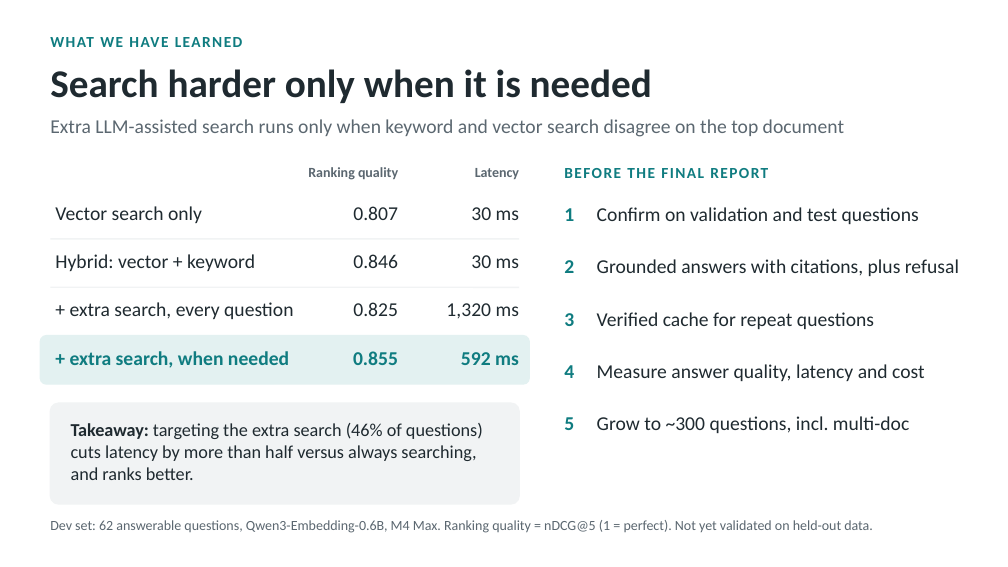
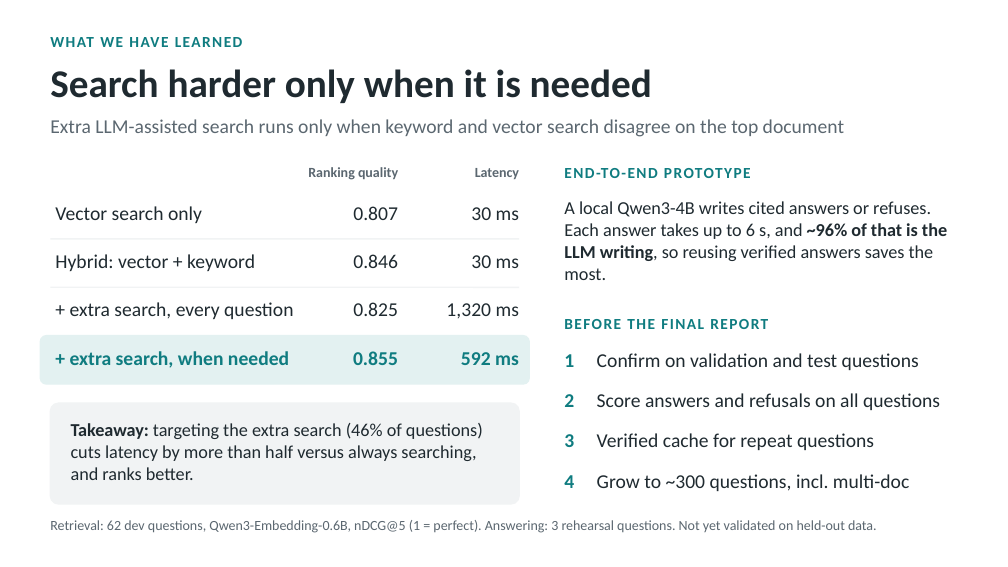
Before and after one commit to Soorya2201/adaptive-enterprise-rag, a slide deck: slide 2 of docs/presentation/Team13-Midterm-v2.pptx. Drawn at 1008x567 pixels with LibreOffice and Linux fonts; fonts in the diff are those of the drawing. Boxes give left, top, right and bottom in pixels: in the first picture for what was removed or moved away, otherwise in the second. Text is boxed around its words. In the diff, an @@ line names an element or a change of style, - is before the commit and + after.

```diff
--- a/docs/presentation/Team13-Midterm-v2.pptx
+++ b/docs/presentation/Team13-Midterm-v2.pptx
@@ text at (x1=564, y1=168, x2=751, y2=178): text changed @@
-BEFORE THE FINAL REPORT
+END-TO-END PROTOTYPE
@@ text added at (x1=564, y1=201, x2=947, y2=280), 13 pt, text #1F2A30 @@
+A local Qwen3-4B writes cited answers or refuses. Each answer takes up to 6 s, and ~96% of that is the LLM writing, so reusing verified answers saves the most.
@@ text removed at (x1=597, y1=259, x2=959, y2=276) @@
-Grounded answers with citations, plus refusal
@@ text added at (x1=564, y1=319, x2=768, y2=329), 11 pt, text #0F7C80, bold @@
+BEFORE THE FINAL REPORT
@@ text "1" moved from (x1=564, y1=208, x2=574, y2=221) to (x1=564, y1=354, x2=574, y2=367) @@
@@ text "Confirm on validation and test ..." moved from (x1=597, y1=207, x2=919, y2=224) to (x1=597, y1=353, x2=919, y2=370) @@
@@ text "2" moved from (x1=564, y1=260, x2=574, y2=273) to (x1=564, y1=394, x2=574, y2=407) @@
@@ text removed at (x1=597, y1=364, x2=925, y2=381) @@
-Measure answer quality, latency and cost
@@ text removed at (x1=564, y1=417, x2=574, y2=430) @@
-5
@@ text added at (x1=597, y1=393, x2=940, y2=410), 14 pt, text #1F2A30 @@
+Score answers and refusals on all questions
@@ text "3" moved from (x1=564, y1=313, x2=574, y2=326) to (x1=564, y1=434, x2=574, y2=447) @@
@@ text "Verified cache for repeat questions" moved from (x1=597, y1=312, x2=874, y2=329) to (x1=597, y1=433, x2=874, y2=450) @@
@@ text "4" moved from (x1=564, y1=365, x2=574, y2=378) to (x1=564, y1=475, x2=574, y2=488) @@
@@ text "Grow to ~300 questions, incl. ..." moved from (x1=597, y1=416, x2=909, y2=433) to (x1=597, y1=474, x2=909, y2=491) @@
@@ text at (x1=50, y1=520, x2=877, y2=533): text changed @@
-Dev set: 62 answerable questions, Qwen3-Embedding-0.6B, M4 Max. Ranking quality = nDCG@5 (1 = perfect). Not yet validated on held-out data.
+Retrieval: 62 dev questions, Qwen3-Embedding-0.6B, nDCG@5 (1 = perfect). Answering: 3 rehearsal questions. Not yet validated on held-out data.
```
Also in this commit, not shown: 1 other slide changed, 2 other files.
